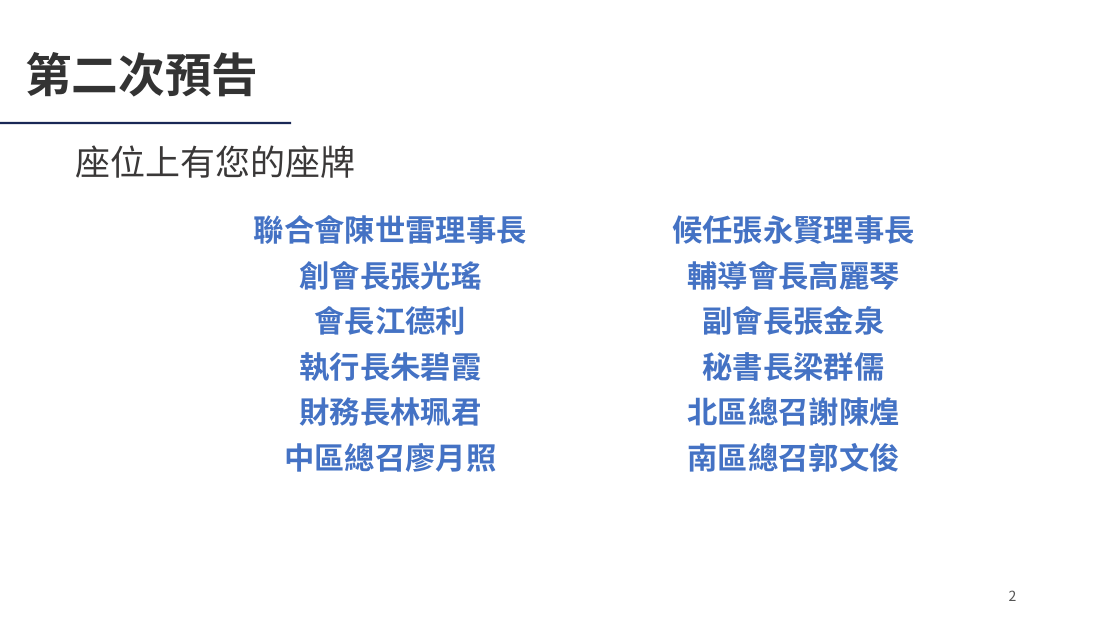
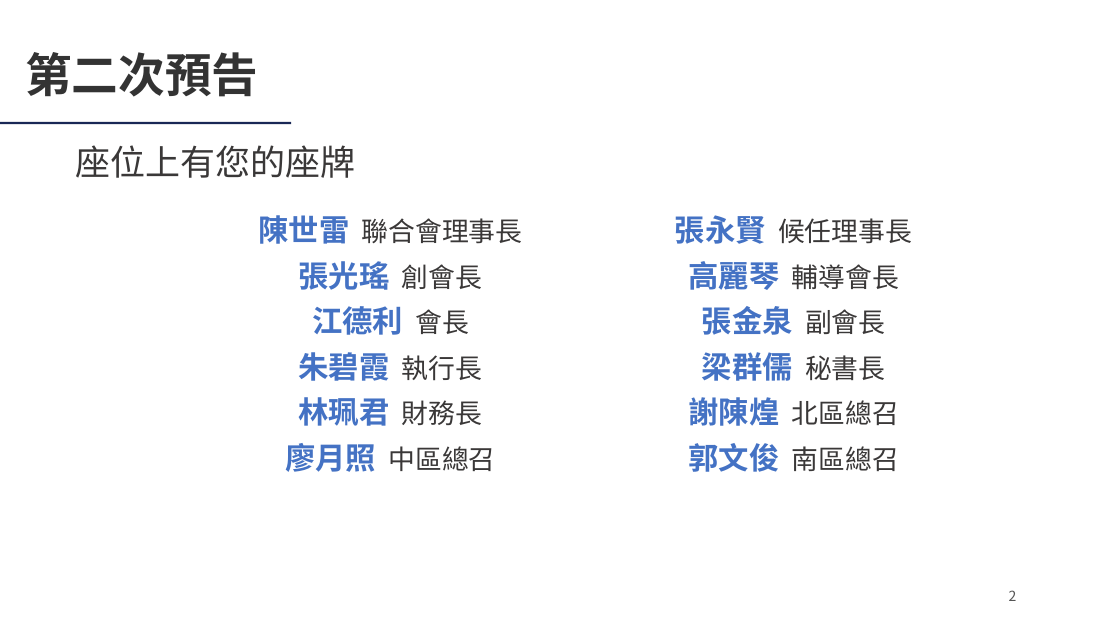
Before and after one commit to Ericliang680928/IAA, a slide deck: slide 2 of 20261204/agm/IAA會員大會簡報_20261204.pptx. Drawn at 1120x630 pixels with LibreOffice and Linux fonts; fonts in the diff are those of the drawing; background and template pictures are left out. Boxes give left, top, right and bottom in pixels: in the first picture for what was removed or moved away, otherwise in the second. Text is boxed around its words. In the diff, an @@ line names an element or a change of style, - is before the commit and + after.

```diff
--- a/20261204/agm/IAA會員大會簡報_20261204.pptx
+++ b/20261204/agm/IAA會員大會簡報_20261204.pptx
@@ text at (x1=258, y1=215, x2=523, y2=244): text changed; size 26 to 23 pt; text colour #4472C4 to #3A3838; bold off @@
-聯合會陳世雷理事長
+陳世雷 聯合會理事長
@@ text at (x1=675, y1=215, x2=912, y2=244): text changed; size 26 to 23 pt; text colour #4472C4 to #3A3838; bold off @@
-候任張永賢理事長
+張永賢 候任理事長
@@ text at (x1=299, y1=261, x2=482, y2=290): text changed @@
-創會長張光瑤
+張光瑤 創會長
@@ text at (x1=688, y1=261, x2=899, y2=290): text changed; size 26 to 23 pt; text colour #4472C4 to #3A3838; bold off @@
-輔導會長高麗琴
+高麗琴 輔導會長
@@ text at (x1=312, y1=306, x2=469, y2=335): text changed @@
-會長江德利
+江德利 會長
@@ text at (x1=702, y1=306, x2=885, y2=335): text changed @@
-副會長張金泉
+張金泉 副會長
@@ text at (x1=299, y1=352, x2=482, y2=381): text changed @@
-執行長朱碧霞
+朱碧霞 執行長
@@ text at (x1=702, y1=352, x2=885, y2=381): text changed @@
-秘書長梁群儒
+梁群儒 秘書長
@@ text at (x1=299, y1=397, x2=482, y2=426): text changed @@
-財務長林珮君
+林珮君 財務長
@@ text at (x1=688, y1=397, x2=899, y2=426): text changed; size 26 to 23 pt; text colour #4472C4 to #3A3838; bold off @@
-北區總召謝陳煌
+謝陳煌 北區總召
@@ text at (x1=285, y1=443, x2=495, y2=472): text changed; size 26 to 23 pt; text colour #4472C4 to #3A3838; bold off @@
-中區總召廖月照
+廖月照 中區總召
@@ text at (x1=688, y1=443, x2=899, y2=472): text changed; size 26 to 23 pt; text colour #4472C4 to #3A3838; bold off @@
-南區總召郭文俊
+郭文俊 南區總召
```
Also in this commit, not shown: 3 other files.
